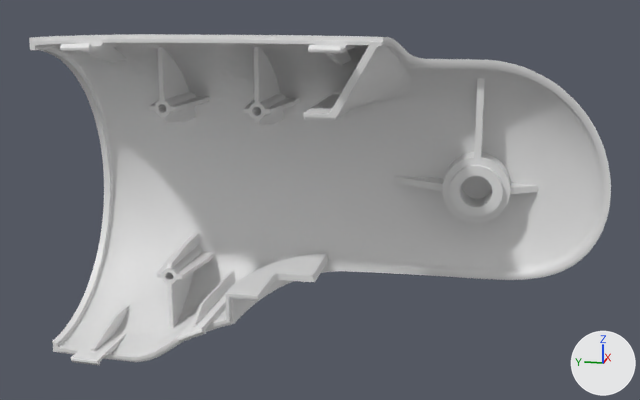
The OBJ model dyna_taku/assets/meshes/left_shoulder_roll_link_surface_1.obj, before and after one commit.
One viewpoint serves both versions: a camera (50 mm lens) standing at (-0.278, -0.006, 0.075) and looking at (0.027, 0.055, -0.001). Lighting does not change. The marker at lower right points along +X, +Y and +Z. The picture after the commit comes second. Where no turn or scale is listed for an object, it has been applied to the vertices. Vertices at exactly the same position are counted once.

Names of what the first picture shows: 'left_shoulder_roll_link_surface_1'.
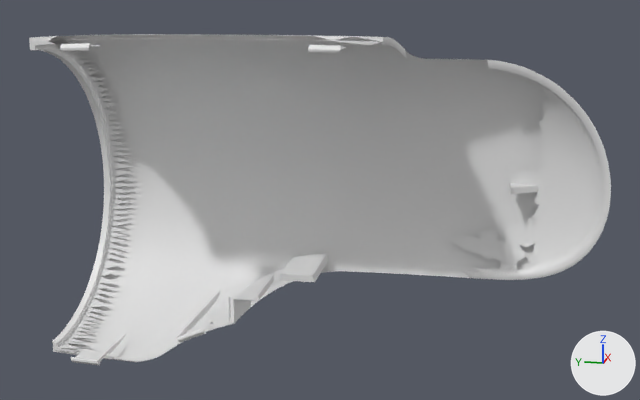
What changed in the scene script:
```text
Change me_left_shoulder_roll_link_surface_1:
    used by ob_left_shoulder_roll_link_surface_1; location = (0.0, 0.0, 0.0)
    remove me_left_shoulder_roll_link_surface_1.from_pydata(...)  # 4130 vertices, 8256 faces; spans x -0.01..0.065, y -0.047..0.15, z -0.058..0.059
    add me_left_shoulder_roll_link_surface_1.from_pydata(...)  # 2328 vertices, 4232 faces; spans x -0.01..0.065, y -0.047..0.15, z -0.058..0.059
    me_left_shoulder_roll_link_surface_1 part 1: 2 vertices moved within x 0.0, y 0.051, z 0.056; 1802 vertices removed from x -0.009..0.063, y -0.021..0.14, z -0.056..0.056
```

Changed parts and their boxes (x1, y1, x2, y2) in the pictures (640 x 400 px):
part 1 of me_left_shoulder_roll_link_surface_1, cut back: before (72, 39, 545, 360)
